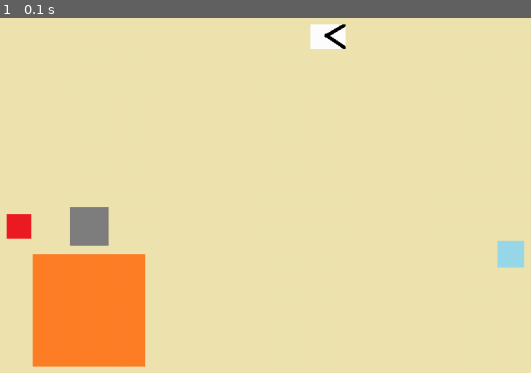
Above: before the commit, frame 1.
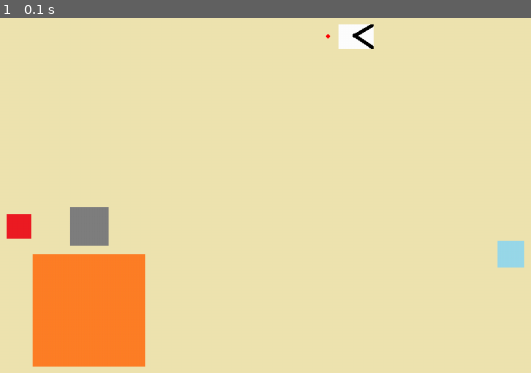
Above: after the commit, the same moment.

Repository: kjs2109/gold_mining_pygame
Game: pygame game, started from nadocoding_pygame.py
Two runs of this game, one before a commit and one after it. Both use one fixed random seed, a clock stepped at 60 frames per second and the inputs below.
Inputs:
- Up to frame 1 (0.1 s): no input

The runs differ from the first frame. In frame 1, 0.8% of the frame differs, in the area x 58-71%, y 1-9%.

Commit message:
6_claw_pivot

Diff:
--- a/nadocoding_pygame.py
+++ b/nadocoding_pygame.py
@@ -1,4 +1,4 @@
-# 집게 클래스 만들기
+# 집게를 어느 지점(pivot, 중심점)으로부터 떨어트켜서 배치하는 것
 import pygame
 import os
 
@@ -8,9 +8,16 @@
         super().__init__()
         self.image = image
         self.rect = self.image.get_rect(center=position)
+        self.position = position
+        self.offset = pygame.math.Vector2(default_offset_x_claw)
+
+    def update(self):
+        rect_center = self.position + self.offset
+        self.rect = self.image.get_rect(center=rect_center)
 
     def draw(self, screen):
-        screen.blit(self.image, (self.rect))
+        screen.blit(self.image, self.rect)
+        pygame.draw.circle(screen, RED, self.position, 3) # 중심점 표시
 
 # 보석 클래스
 class Gemstone(pygame.sprite.Sprite):
@@ -40,6 +47,12 @@
 pygame.display.set_caption('Gold Mining Game')
 
 clock = pygame.time.Clock()
+
+# 게임 관련 변수
+default_offset_x_claw = (40, 0)
+
+# 색 변수
+RED = (255, 0, 0)
 
 # 현재, 이미지 경로
 # 이렇게 해주면 게임의 파일 위치가 바껴도 현재위치를 계속 불러올 수 있다.
@@ -75,6 +88,7 @@
 
     screen.blit(background_image, (0, 0))
     gemstone_group.draw(screen) # 그룹내 모든 sprite를 screen에 그림
+    claw.update()
     claw.draw(screen)
 
     pygame.display.update()
